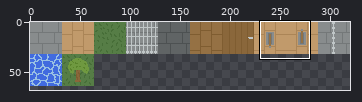
A sprite sheet gets an edit: CPSC440_Assignment5/TileSet.png. Above, an overview of the earlier version with the close-up marked.
Close-up. Old version:
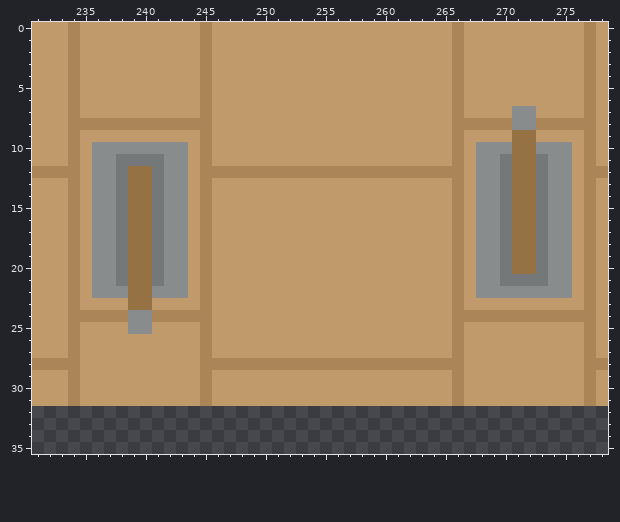
The file is 320x320 pixels. Shown: x 231..278, y 0..35. The wide view leaves out empty margins.
And afterwards:
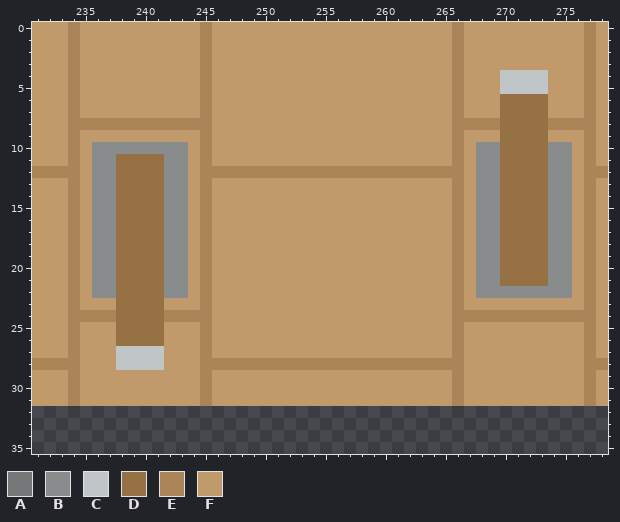
Palette (. is transparent): A #747879  B #888c8d  C #c0c6c7  D #957144  E #ab8557  F #c19a6b
From the commit log: Added checking for special collision events and opening the gate on first map
What changed:
y 4..5: x 270..273 FFFF -> CCCC
y 6: x 270..273 FFFF -> DDDD
y 7: x 270..273 FBBF -> DDDD
y 8: x 270..273 EBBE -> DDDD
y 9: x 270 F -> D; x 273 F -> D
y 10: x 270 B -> D; x 273 B -> D
y 11: x 238..241 AAAA -> DDDD; x 270 A -> D; x 273 A -> D
y 12..20: x 238 A -> D; x 241 A -> D; x 270 A -> D; x 273 A -> D
y 21: x 238 A -> D; x 241 A -> D; x 270..273 AAAA -> DDDD
y 22: x 238 B -> D; x 241 B -> D
y 23: x 238 F -> D; x 241 F -> D
y 24: x 238..241 EBBE -> DDDD
y 25: x 238..241 FBBF -> DDDD
y 26: x 238..241 FFFF -> DDDD
y 27..28: x 238..241 FFFF -> CCCC
Changed places in both close-ups, as pixel boxes (x1, y1, x2, y2):
changed: (500, 70, 548, 286)
changed: (116, 154, 164, 370)
